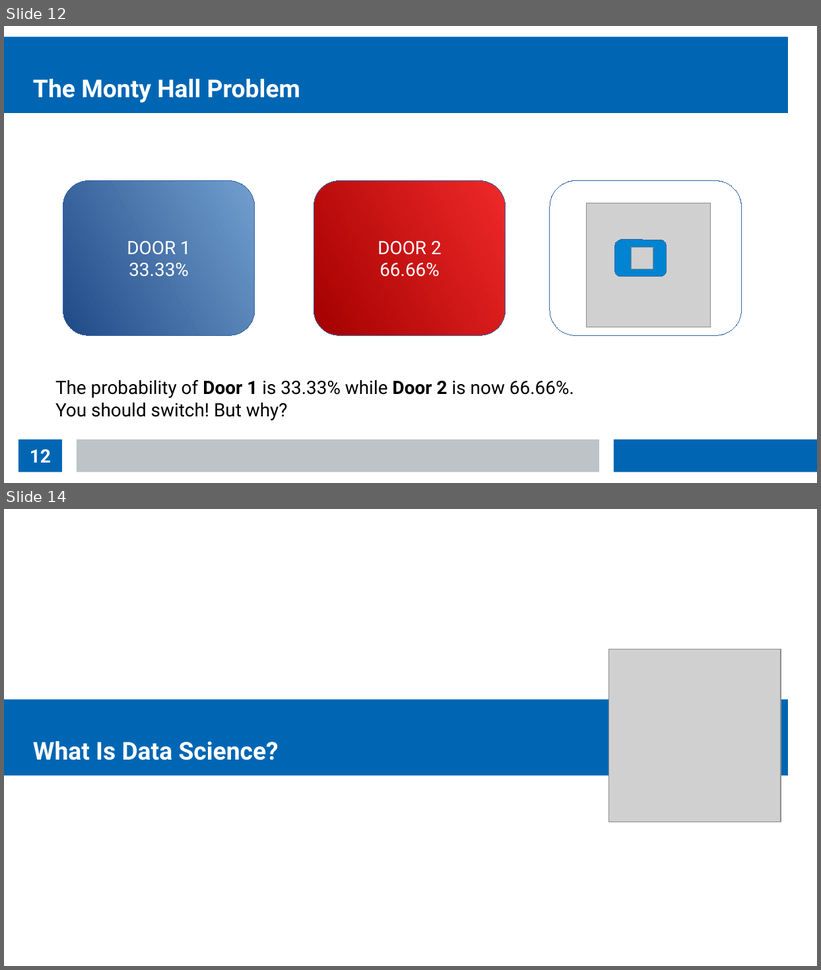
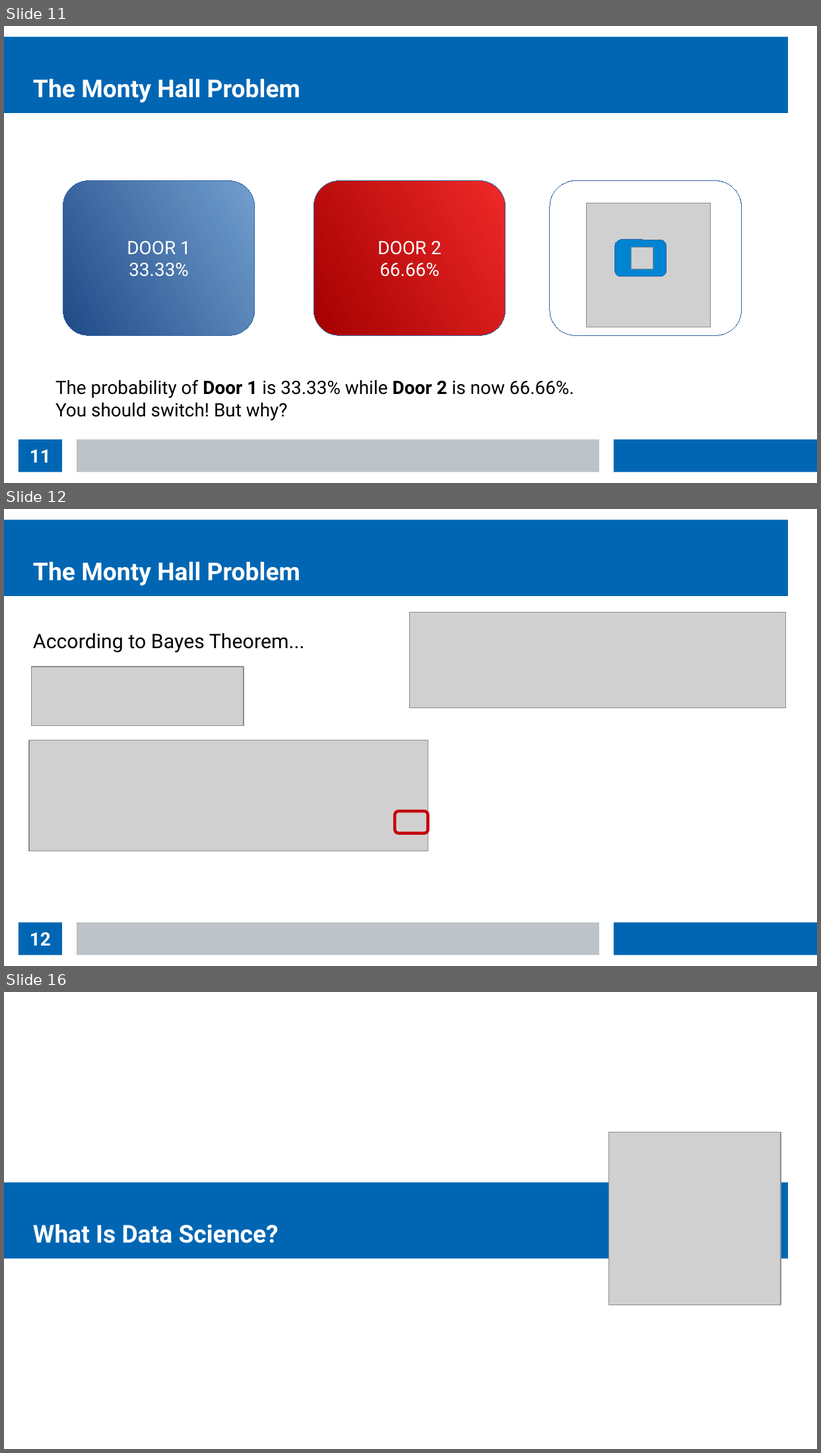
Before and after one commit to thomasnield/kotlin_data_science_talk_ChicagoJUG, a slide deck: kotlin_data_science_talk_chijug_slides.odp. Shown one above the other, each under a label of ours: slides 12 and 14 before the commit, slides 11, 12 and 16 after it; the slides between them are not shown. The pictures are 821x970 and 821x1453 pixels, drawn with LibreOffice and Linux fonts; fonts in the diff are those of the drawing; grey boxes stand for pictures. Boxes give left, top, right and bottom in pixels: in the first picture for what was removed or moved away, otherwise in the second. Text is boxed around its words. In the diff, an @@ line names an element or a change of style, - is before the commit and + after.

Commit message:
finish monty hall problem

```diff
--- a/kotlin_data_science_talk_chijug_slides.odp
+++ b/kotlin_data_science_talk_chijug_slides.odp
@@ slide 12 added at <box>4,509,817,966</box>, background #FFFFFF; not listed: 3 template elements that a slide beside it also shows @@
@@ title added at <box>33,562,300,586</box>, 24 pt, text #FFFFFF, bold @@
+The Monty Hall Problem
@@ picture added at <box>410,613,786,708</box> @@
@@ text added at <box>33,633,305,653</box>, 19.5 pt, text #000000 @@
+According to Bayes Theorem...
@@ picture added at <box>31,667,244,726</box> @@
@@ picture added at <box>29,740,428,852</box> @@
@@ rounded rectangle added at <box>395,811,428,834</box>, outline #C5000B 2.89 pt @@
@@ page number added at <box>19,923,62,955</box>, fill #0066B3, 18 pt, text #FFFFFF, bold @@
+12
@@ what was slide 12 is now slide 11 @@
@@ page number at <box>30,450,51,463</box>: text changed @@
-12
+11
@@ what was slide 14 is now slide 16 @@
```
Also in this commit, not shown: 2 slides changed, 3 other slides added, 1 slide removed.
